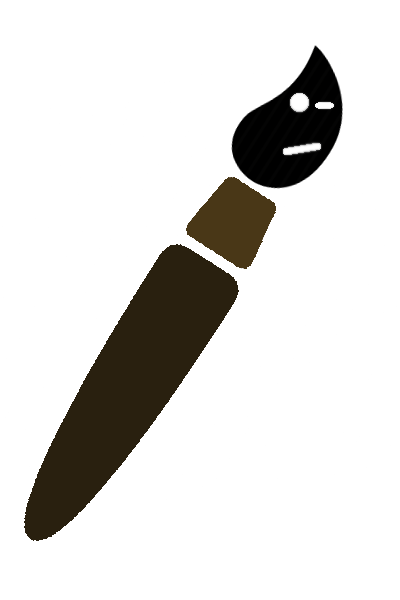
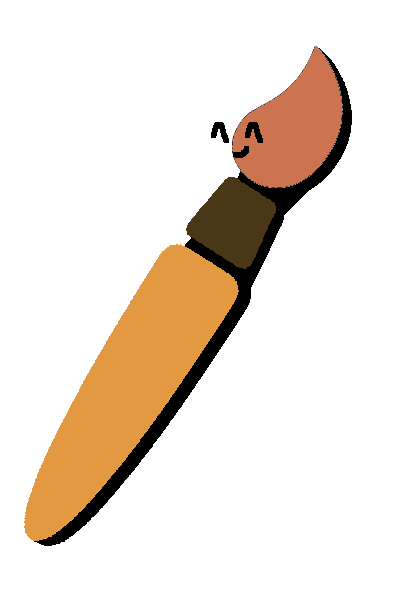
Layer changes from the first 400 × 600 image to the second:
added layer "Pasted Layer #5" above "outline #1" over [left=211, top=122, right=229, bottom=143]
added layer "outline #1" above "Paintbrush.png" over [left=233, top=122, right=263, bottom=158]
renamed "Background" to "Paintbrush.png", showed it, moved it above "Pasted Layer #4", painted on it over [left=24, top=45, right=352, bottom=546]
renamed "Pasted Layer #2" to "Pasted Layer #3", hid it, moved it above "Pasted Layer", painted on it over [left=24, top=45, right=352, bottom=541]
showed "Pasted Layer", painted on it over [left=24, top=45, right=352, bottom=546]
